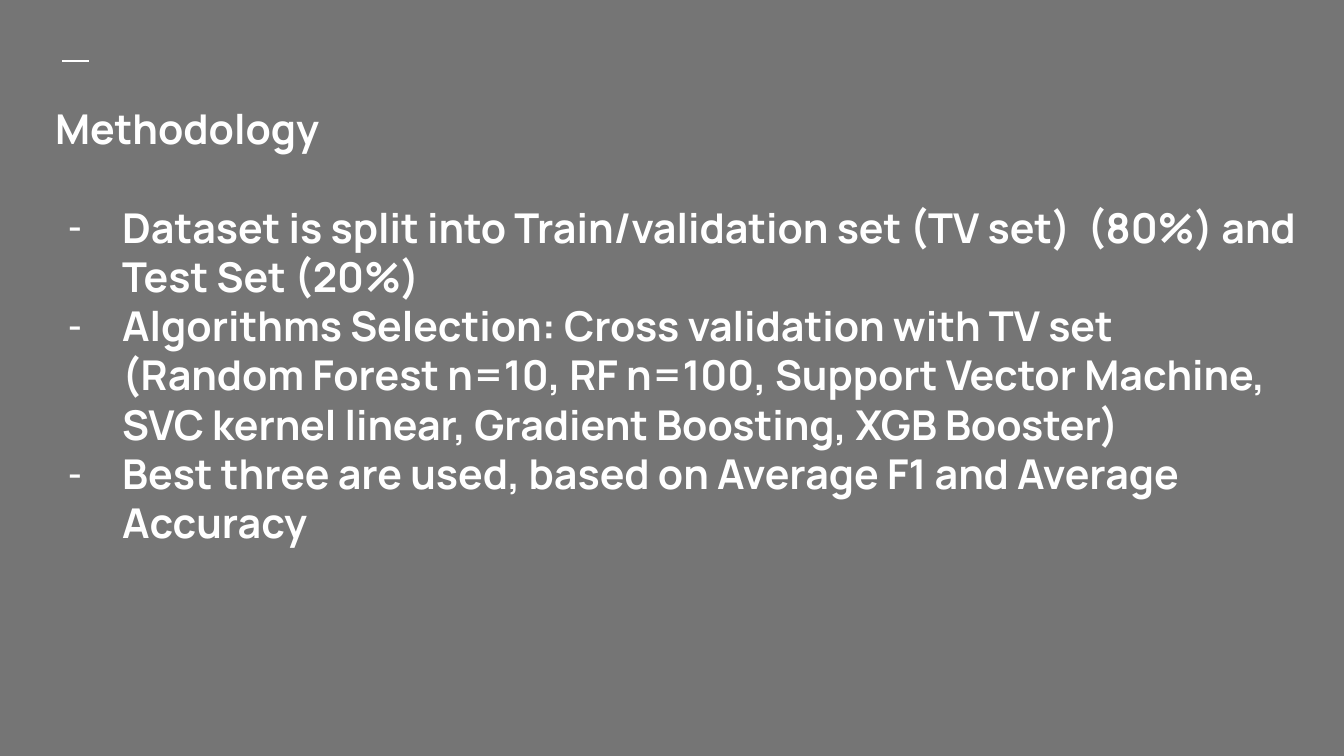
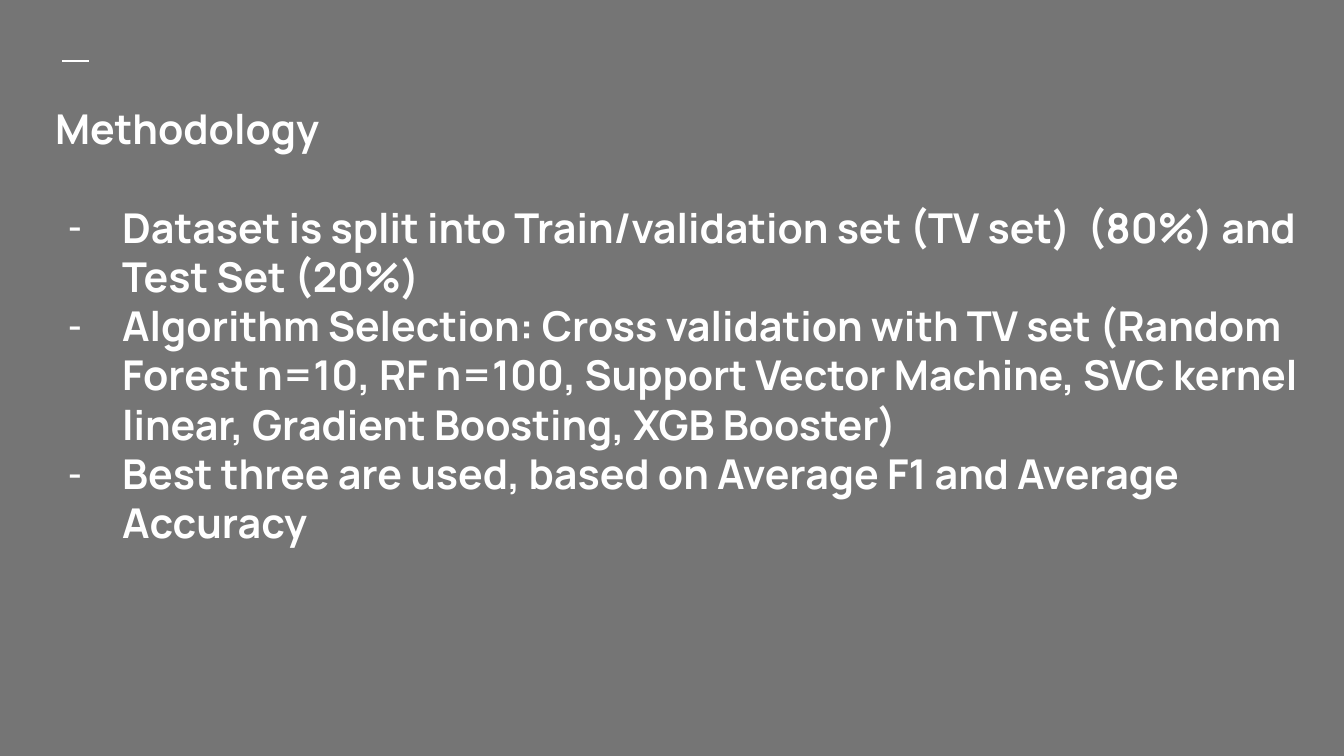
Before and after one commit to bryantoca/capstone_project, a slide deck: slide 9 of Pang_slide.pptx. Drawn at 1344x756 pixels with LibreOffice and Linux fonts; fonts in the diff are those of the drawing. Boxes give left, top, right and bottom in pixels: in the first picture for what was removed or moved away, otherwise in the second. Text is boxed around its words. In the diff, an @@ line names an element or a change of style, - is before the commit and + after.

```diff
--- a/Pang_slide.pptx
+++ b/Pang_slide.pptx
@@ title at <box>122,306,1297,451</box>: text changed @@
-– Algorithms Selection: Cross validation with TV set (Random Forest n=10, RF n=100, Support Vector Machine, SVC kernel linear, Gradient Boosting, XGB Booster)
+– Algorithm Selection: Cross validation with TV set (Random Forest n=10, RF n=100, Support Vector Machine, SVC kernel linear, Gradient Boosting, XGB Booster)
```
Also in this commit, not shown: 5 other slides changed, 1 other file.
